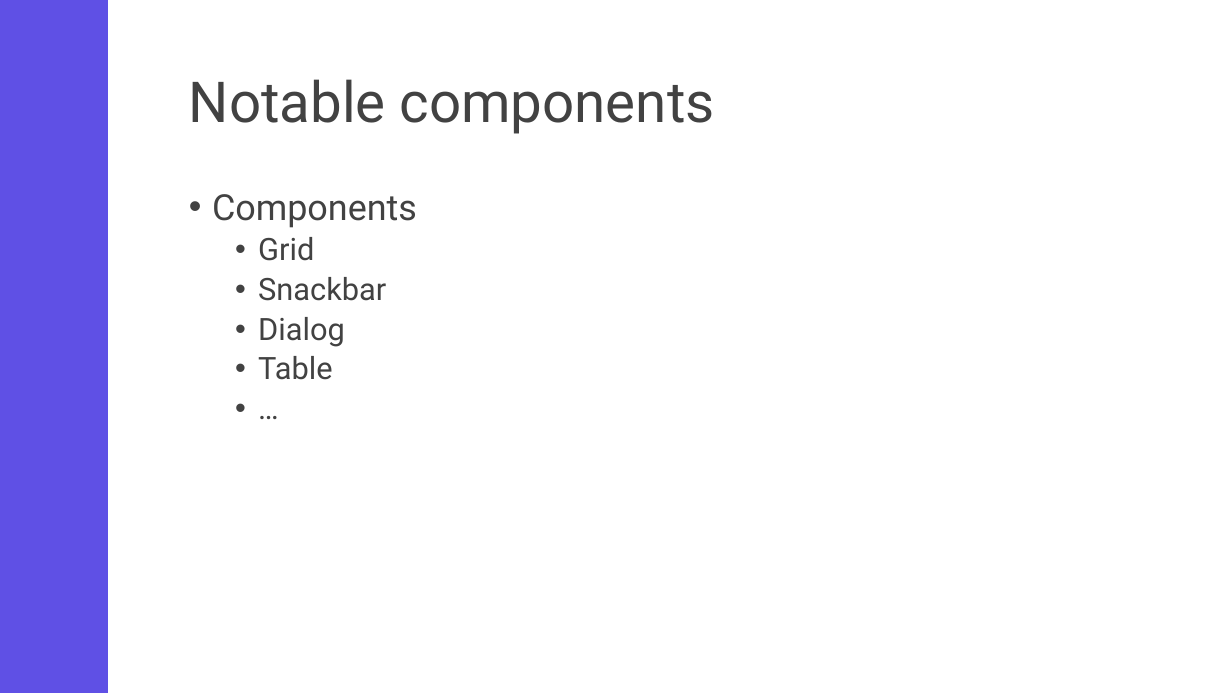
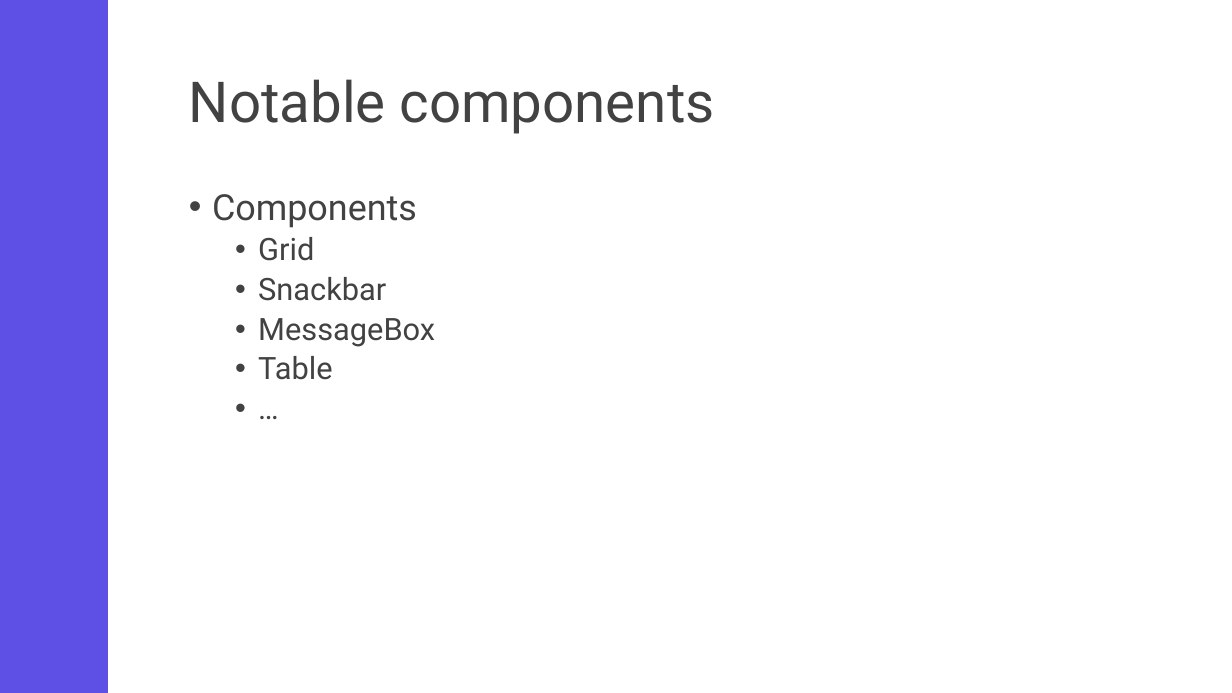
Before and after one commit to Rene-Sackers/presentation-mudblazor, a slide deck: slide 7 of powerpoint/MudBlazor presentation.pptx. Drawn at 1232x693 pixels with LibreOffice and Linux fonts; fonts in the diff are those of the drawing. Boxes give left, top, right and bottom in pixels: in the first picture for what was removed or moved away, otherwise in the second. Text is boxed around its words. In the diff, an @@ line names an element or a change of style, - is before the commit and + after.

```diff
--- a/powerpoint/MudBlazor presentation.pptx
+++ b/powerpoint/MudBlazor presentation.pptx
@@ text at bbox=[258, 318, 435, 347]: text changed @@
-  • Dialog
+  • MessageBox
```
Also in this commit, not shown: 1 other slide changed, 1 slide added, 28 other files.
